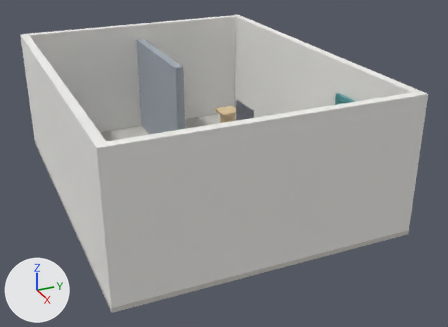
A saved change to the glTF model guestbook/world.glb.
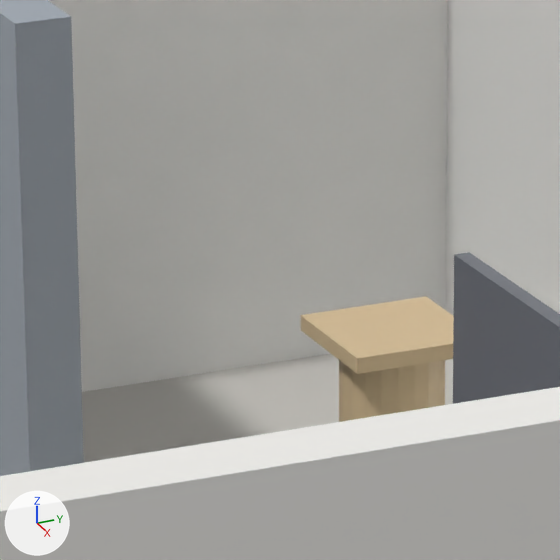
There are two pictures of each version: one whole from a 50 mm camera at (12.95, -5.01, 6.72) aimed at (0.67, 0.52, 0.58), one close up on the part from 39% to 56% of the width and 20% to 43% of the height. Every picture has the same lights, and +X, +Y and +Z are marked at lower left. The first two pictures are the older version. Where no turn or scale is listed for an object, it has been applied to the vertices.

Before the edit, the objects in view are built like this:
```python
me_cube_003 = bpy.data.meshes.new('Cube.003')
me_cube_003.from_pydata(...)  # a box spanning x -0.1..0.1, y -3.0..3.0, z -1.5..1.5
me_cube_003.materials.append(mat_m_wall)  # white #f1f0ec
me_cube_004 = bpy.data.meshes.new('Cube.004')
me_cube_004.from_pydata(...)  # a box spanning x -0.1..0.1, y -3.0..3.0, z -1.5..1.5
me_cube_004.materials.append(mat_m_wall)  # white #f1f0ec
me_plinthmesh = bpy.data.meshes.new('PlinthMesh')
me_plinthmesh.from_pydata(...)  # a box spanning x -0.31..0.31, y -0.31..0.31, z 0.0..0.1; a 20-sided cylinder along z spanning x -0.2..0.2, y -0.2..0.2, z 0.1..1.0; a box spanning x -0.26..0.26, y -0.26..0.26, z 1.0..1.06
me_plinthmesh.materials.append(mat_m_plinth)  # beige #ddc49b
ob_plinth = bpy.data.objects.new('Plinth', me_plinthmesh)
ob_plinth.location = (-1.5, 1.6, 0.0)
ob_walleast = bpy.data.objects.new('WallEast', me_cube_003)
ob_walleast.location = (4.1, 0.0, 1.5)
ob_wallwest = bpy.data.objects.new('WallWest', me_cube_004)
ob_wallwest.location = (-4.1, 0.0, 1.5)
# also in view: 'PhishPanel' at (-0.35, 1.55, 0.79); 'WallNorth' at (0.0, 3.1, 1.5); 'Floor' at (0.0, 0.0, -0.05); 'Partition' at (-2.4, 0.0, 1.3)
```
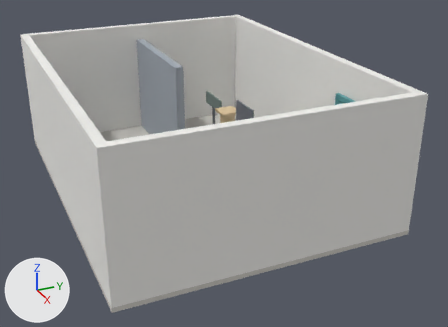
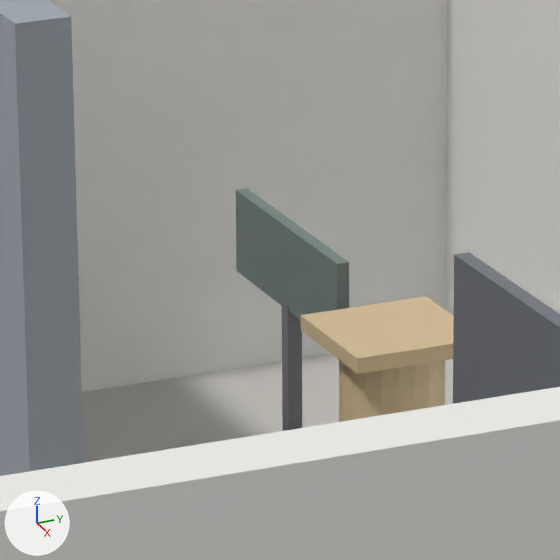
Location of each change, (x1, y1, x2, y2) in pixels of the close-ups (560 x 560 px):
'StatusPlate', added: after (236, 188, 349, 431)
    faces in mat_m_statusplate (grey #7c8b86): (236, 188, 349, 320)
    faces in mat_m_post (grey #818186): (282, 302, 302, 431)

The change in detail:
Material 'M_StatusPlate' (mat_m_statusplate) is new.
Its base color is (0.2, 0.26, 0.24) (grey #7c8b86).
Its roughness is 0.6.
Mesh me_statusplatemesh is new.
It consists of a box spanning x -0.03..0.03, y -0.03..0.03, z 0.0..0.85, material slot 0; a box spanning x -0.5..0.5, y -0.025..0.025, z 0.83..1.17, material slot 1.
It uses material mat_m_post (grey #818186).
It uses material mat_m_statusplate (grey #7c8b86).
Object 'StatusPlate' (ob_statusplate) is new; it shows me_statusplatemesh.
Its location is (-2.45, 1.6, 0.0).
